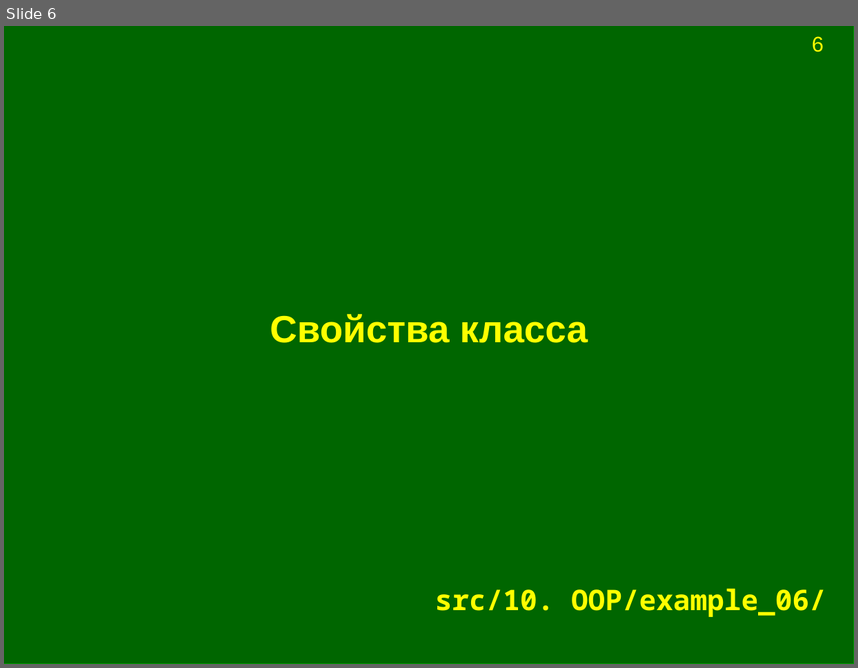
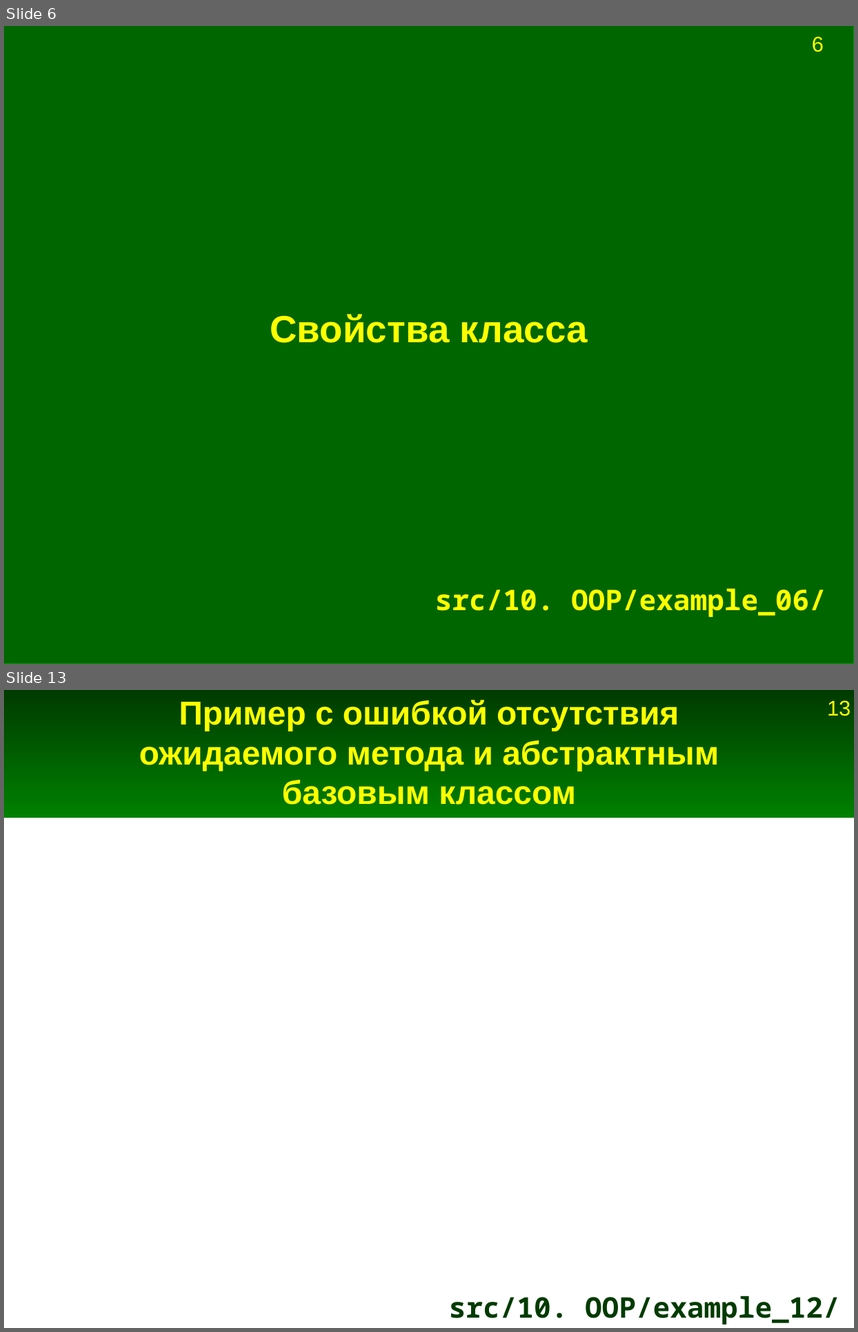
Before and after one commit to Jenyay/modelling, a slide deck: python language/presentations/12. OOP.odp. Shown one above the other, each under a label of ours: slide 6 before the commit, slides 6 and 13 after it; the slides between them are not shown. The pictures are 858x668 and 858x1332 pixels, drawn with LibreOffice and Linux fonts; fonts in the diff are those of the drawing. Boxes give left, top, right and bottom in pixels: in the first picture for what was removed or moved away, otherwise in the second. Text is boxed around its words. In the diff, an @@ line names an element or a change of style, - is before the commit and + after.

Commit message:
Добавлены примеры про ООП

```diff
--- a/python language/presentations/12. OOP.odp
+++ b/python language/presentations/12. OOP.odp
@@ slide 13 added at [4,690,854,1328], background #FFFFFF @@
@@ rectangle added at [4,690,854,818], fill gradient #003B00 to #008000 @@
@@ title added at [139,700,719,805], 28 pt, text #FFFF00, bold @@
+Пример с ошибкой отсутствия ожидаемого метода и абстрактным базовым классом
@@ page number added at [827,700,851,716], 18 pt, text #FFFF00 @@
+13
@@ title added at [449,1295,840,1324], 24 pt, text #003B00, bold @@
+src/10. OOP/example_12/
```
Also in this commit, not shown: 7 other slides added, 25 other files.
